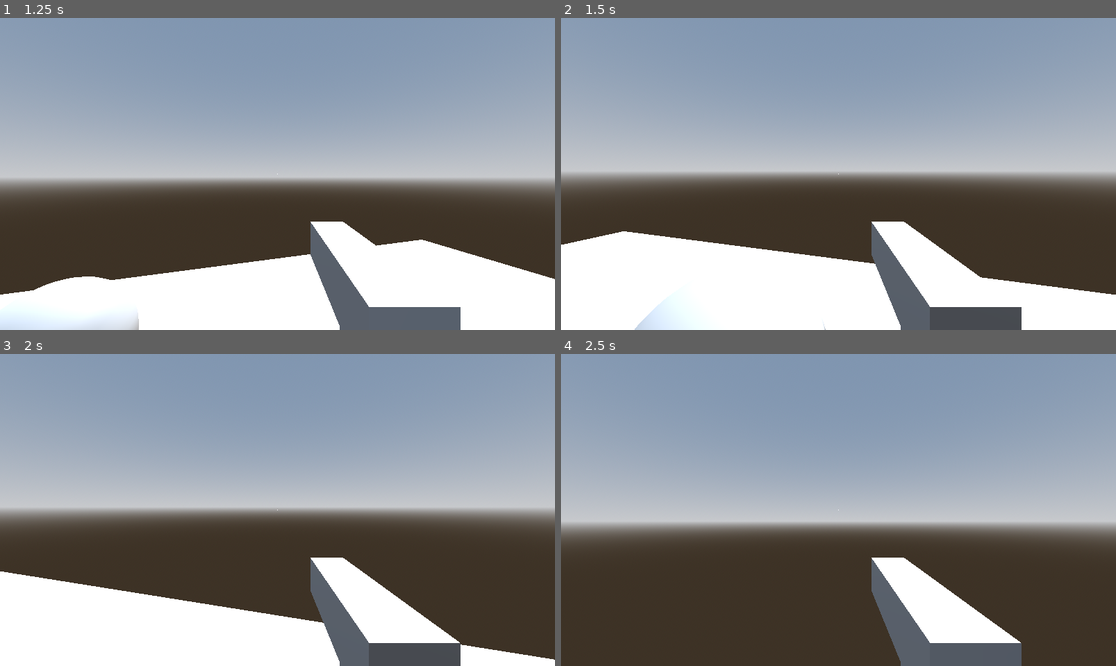
Above: before the commit, frames 1-4 (two rows, left to right).
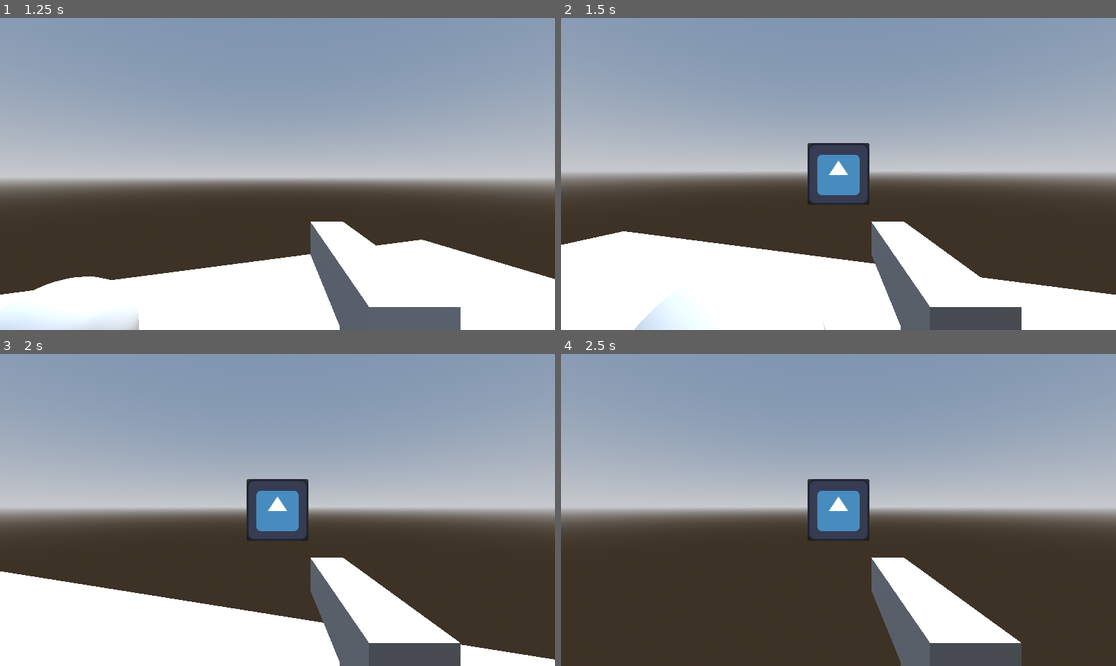
Above: after the commit, the same moments.

Repository: jevonsp/boomer-shooter
Game: Godot game, scene res://main/main.tscn
The game is run twice, just before and just after one commit, with the same random seed, the same clock (stepped at 60 frames per second) and the same inputs. The engine's default icon, where the game draws it, is replaced by a stand-in: a white triangle on a blue panel in a dark square.
Inputs (mouse positions are in pixels of both pictures, inside the frame that each line leads up to):
- Up to frame 1 (1.25 s): tap Enter at 0.5 s; move the mouse to (305, 174) at 0.52 s; hold W from 0.53 s (still down); tap E at 0.6 s; click (305, 174) at 0.67 s; tap Space at 0.77 s
- Up to frame 2 (1.5 s): keep holding W; move the mouse to (810, 174) at 1.27 s; tap Tab at 1.35 s; click (810, 174) at 1.42 s
- Up to frame 3 (2 s): keep holding W; tap Space at 1.52 s
- Up to frame 4 (2.5 s): keep holding W; move the mouse to (849, 503) at 2.02 s; tap Shift at 2.1 s; click (849, 503) at 2.17 s

Frame 1 is identical in both runs. In frame 2, 2.2% of the frame differs, in the area x 44-56%, y 40-60%; in frame 3, 2.2%; in frame 4, 10%, in the area x 0-100%, y 40-60%.

Commit message:
Save Point Before Items

Diff:
--- /dev/null
+++ b/inventory/inventory.gd
@@ -0,0 +1 @@
+extends PanelContainer
--- /dev/null
+++ b/inventory/inventory.tscn
@@ -0,0 +1,19 @@
+[gd_scene load_steps=3 format=3 uid="uid://bpchbhs1f1cfs"]
+
+[ext_resource type="Script" uid="uid://55e6aoimoy1k" path="res://inventory/inventory.gd" id="1_qse2j"]
+[ext_resource type="PackedScene" uid="uid://b4bhhbupq5wps" path="res://inventory/slot.tscn" id="2_f8i2h"]
+
+[node name="Inventory" type="PanelContainer"]
+offset_right = 40.0
+offset_bottom = 40.0
+script = ExtResource("1_qse2j")
+
+[node name="MarginContainer" type="MarginContainer" parent="."]
+layout_mode = 2
+
+[node name="GridContainer" type="GridContainer" parent="MarginContainer"]
+layout_mode = 2
+columns = 2
+
+[node name="Slot" parent="MarginContainer/GridContainer" instance=ExtResource("2_f8i2h")]
+layout_mode = 2
--- /dev/null
+++ b/inventory/inventory_interface.gd
@@ -0,0 +1 @@
+extends Control
--- /dev/null
+++ b/inventory/slot.tscn
@@ -0,0 +1,12 @@
+[gd_scene load_steps=2 format=3 uid="uid://b4bhhbupq5wps"]
+
+[ext_resource type="Texture2D" uid="uid://bdrkc6m8wike2" path="res://icon.svg" id="1_u4i3g"]
+
+[node name="Slot" type="PanelContainer"]
+
+[node name="MarginContainer" type="MarginContainer" parent="."]
+layout_mode = 2
+
+[node name="TextureRect" type="TextureRect" parent="MarginContainer"]
+layout_mode = 2
+texture = ExtResource("1_u4i3g")
--- a/main/main.gd
+++ b/main/main.gd
@@ -1,4 +1,17 @@
 extends Node
+@onready var player: CharacterBody3D = $Player
+@onready var inventory_interface: Control = $CanvasLayer/InventoryInterface
 
 func _ready() -> void:
 	get_window().grab_focus()
+	connect_signals()
+
+func connect_signals():
+	player.toggle_inventory.connect(_on_inventory_toggled)
+
+func _on_inventory_toggled():
+	inventory_interface.visible = !inventory_interface.visible
+	if inventory_interface.visible:
+		Input.mouse_mode = Input.MOUSE_MODE_VISIBLE
+	else:
+		Input.mouse_mode = Input.MOUSE_MODE_CAPTURED
--- a/main/main.tscn
+++ b/main/main.tscn
@@ -1,8 +1,10 @@
-[gd_scene load_steps=9 format=3 uid="uid://ccm6v0lbtkr0p"]
+[gd_scene load_steps=11 format=3 uid="uid://ccm6v0lbtkr0p"]
 
 [ext_resource type="PackedScene" uid="uid://dnyec73hvubwn" path="res://player/player.tscn" id="1_53q0u"]
 [ext_resource type="Script" uid="uid://cf47jb4ar4xaj" path="res://main/main.gd" id="1_xwkvk"]
+[ext_resource type="Script" uid="uid://b5g7s2xbaj10q" path="res://inventory/inventory_interface.gd" id="2_3wy1v"]
 [ext_resource type="PackedScene" uid="uid://cw6w3voc584ml" path="res://enemies/enemy.tscn" id="2_pjrb6"]
+[ext_resource type="PackedScene" uid="uid://bpchbhs1f1cfs" path="res://inventory/inventory.tscn" id="3_kfbq2"]
 
 [sub_resource type="ProceduralSkyMaterial" id="ProceduralSkyMaterial_xwkvk"]
 
@@ -30,6 +32,32 @@
 transform = Transform3D(-0.8660254, -0.43301278, 0.25, 0, 0.49999997, 0.86602545, -0.50000006, 0.75, -0.43301266, 0, 5.8216567, 0)
 shadow_enabled = true
 
+[node name="CanvasLayer" type="CanvasLayer" parent="."]
+
+[node name="InventoryInterface" type="Control" parent="CanvasLayer"]
+visible = false
+layout_mode = 3
+anchors_preset = 15
+anchor_right = 1.0
+anchor_bottom = 1.0
+grow_horizontal = 2
+grow_vertical = 2
+script = ExtResource("2_3wy1v")
+
+[node name="Inventory" parent="CanvasLayer/InventoryInterface" instance=ExtResource("3_kfbq2")]
+layout_mode = 1
+anchors_preset = 8
+anchor_left = 0.5
+anchor_top = 0.5
+anchor_right = 0.5
+anchor_bottom = 0.5
+offset_left = -64.0
+offset_top = -64.0
+offset_right = 64.0
+offset_bottom = 64.0
+grow_horizontal = 2
+grow_vertical = 2
+
 [node name="MeshInstance3D" type="MeshInstance3D" parent="."]
 mesh = SubResource("BoxMesh_53q0u")
 
--- a/player/player.gd
+++ b/player/player.gd
@@ -1,11 +1,10 @@
 extends CharacterBody3D
-
+signal toggle_inventory
 const SPEED = 5.0
 const JUMP_VELOCITY = 4.5
 
 var gravity: float = ProjectSettings.get_setting("physics/3d/default_gravity")
 var health: int = 5
-
 @onready var camera: Camera3D = $Camera3D
 @onready var interact_ray: RayCast3D = $Camera3D/InteractRay
 
@@ -16,6 +15,9 @@
 func _unhandled_input(_event: InputEvent) -> void:
 	if Input.is_action_just_pressed("ui_cancel"):
 		get_tree().quit()
+
+	if InputManager.is_action_pressed("inventory"):
+		toggle_inventory.emit()
 
 func _input(event: InputEvent) -> void:
 	if event is InputEventMouseMotion and Input.mouse_mode == Input.MOUSE_MODE_CAPTURED:
Not shown, added: inventory/inventory.gd.uid
Not shown, added: inventory/inventory_interface.gd.uid
